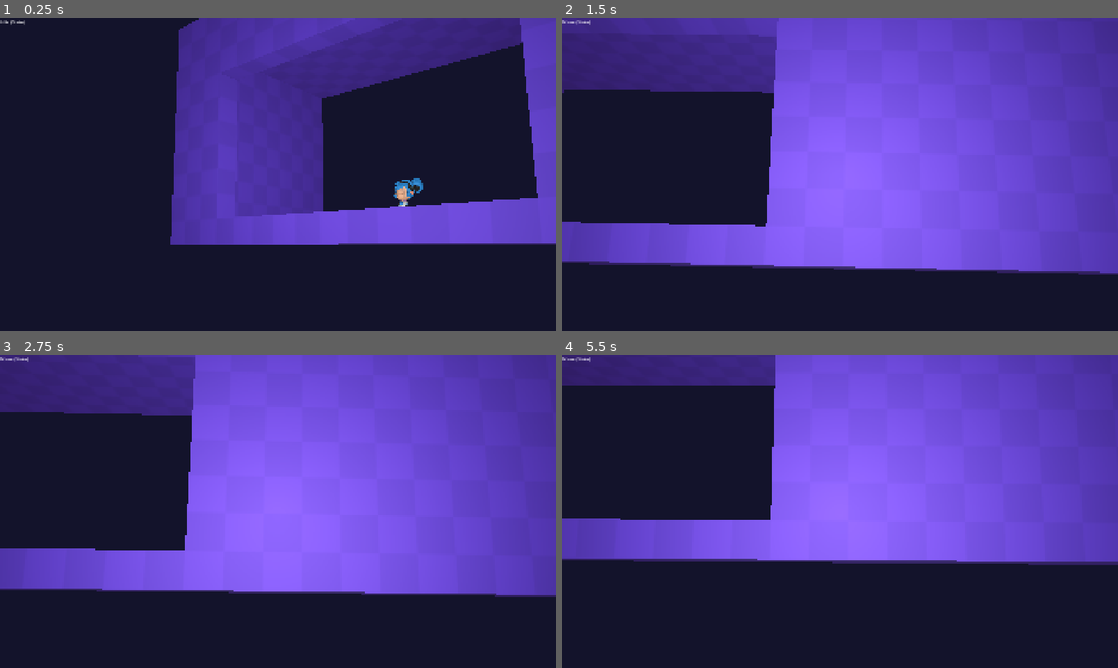
Above: before the commit, frames 1-4 (two rows, left to right).
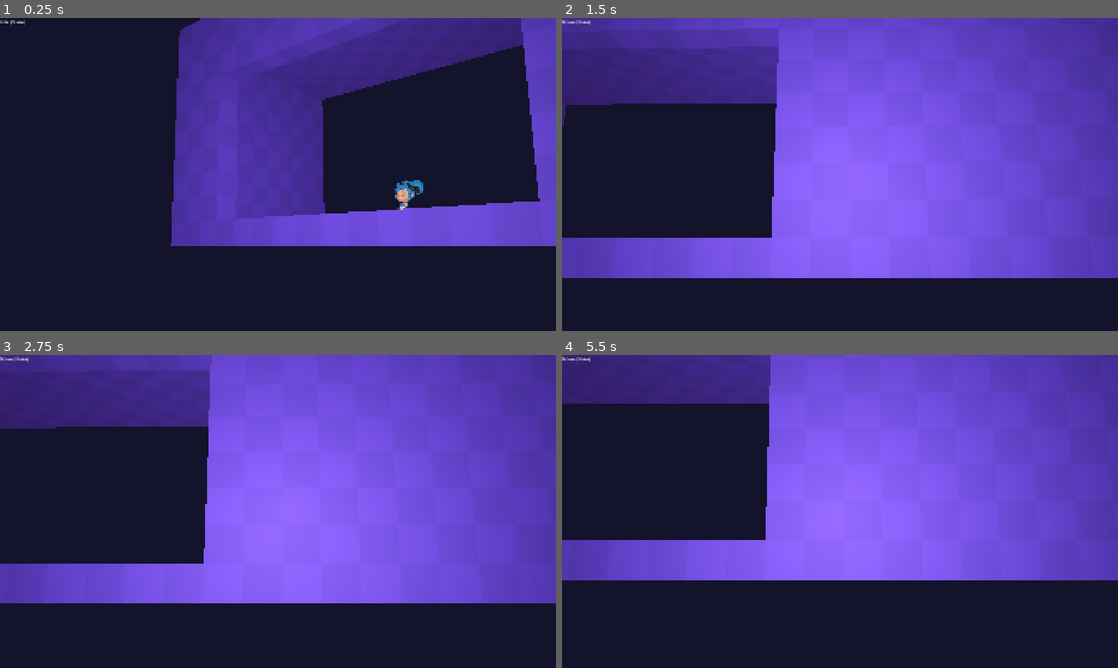
Above: after the commit, the same moments.

Repository: xpgram/3d-character-controller-1.0.0
Game: Godot game, scene res://game_fusion.tscn
Two runs of this game, one before a commit and one after it. Both use one fixed random seed, a clock stepped at 60 frames per second and the inputs below.
Inputs (mouse positions are in pixels of both pictures, inside the frame that each line leads up to):
- Up to frame 1 (0.25 s): no input
- Up to frame 2 (1.5 s): move the mouse to (962, 158) at 0.52 s; hold D (move_right) 0.53-1.28 s; tap Ctrl (crouch) at 0.6 s; tap Space (jump) at 0.77 s; move the mouse to (728, 190) at 1.27 s; hold S (move_down) from 1.28 s (still down); click (728, 190) at 1.35 s
- Up to frame 3 (2.75 s): tap Space (jump) at 1.52 s; move the mouse to (289, 505) at 2.02 s; release S (move_down) at 2.03 s; hold W (move_up) from 2.03 s (still down); tap Ctrl (crouch) at 2.1 s
- Up to frame 4 (5.5 s): keep holding W (move_up); move the mouse to (834, 517) at 2.77 s; click (834, 517) at 2.85 s; tap Space (jump) at 3.02, 3.77, 4.52 s; move the mouse to (878, 514) at 3.52 s; tap Ctrl (crouch) at 3.6, 5.1 s; move the mouse to (795, 508) at 4.27 s; click (795, 508) at 4.35 s; move the mouse to (845, 511) at 5.02 s

The runs differ from the first frame. In frame 1, 1.4% of the frame differs, in the area x 30-100%, y 0-73%; in frame 2, 8.1%; in frame 3, 9.5%; in frame 4, 11%, in the area x 0-100%, y 0-72%.

Commit message:
disable camera jostle

Diff:
--- a/nodes/camera/camera_rig_3d.tscn
+++ b/nodes/camera/camera_rig_3d.tscn
@@ -67,6 +67,7 @@
 [node name="Jostler" type="Node3D" parent="Pivot/CameraArm/CameraHead"]
 unique_name_in_owner = true
 script = ExtResource("5_8h5r4")
+global_active = false
 metadata/_custom_type_script = "uid://c2hgvtg5no4js"
 
 [node name="Camera3D" type="Camera3D" parent="Pivot/CameraArm/CameraHead/Jostler"]
